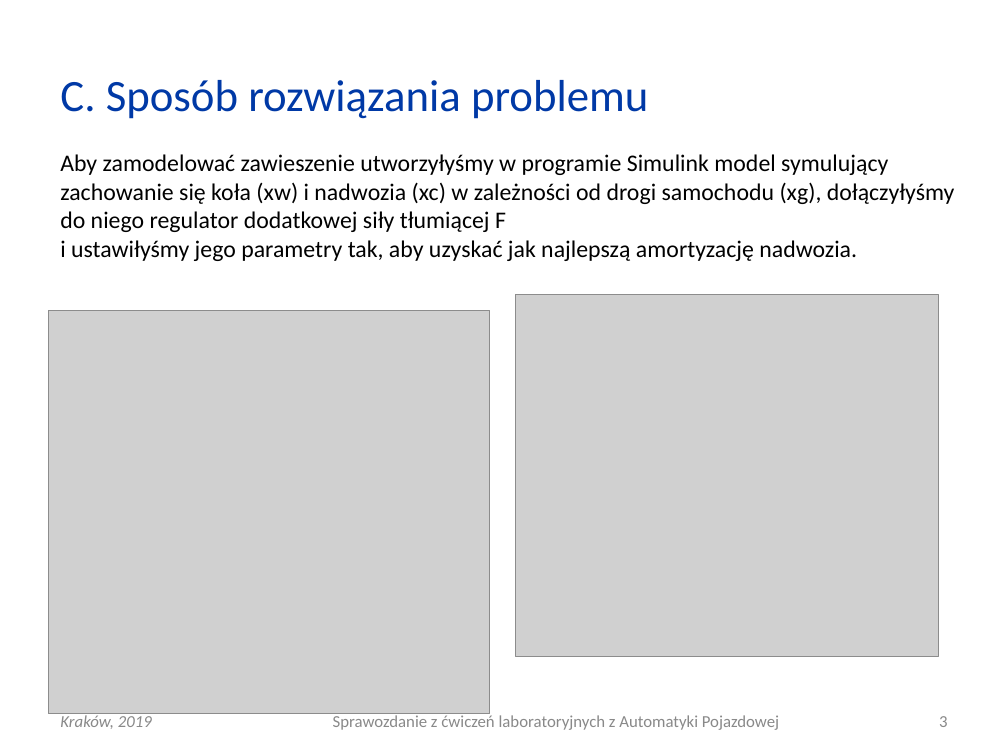
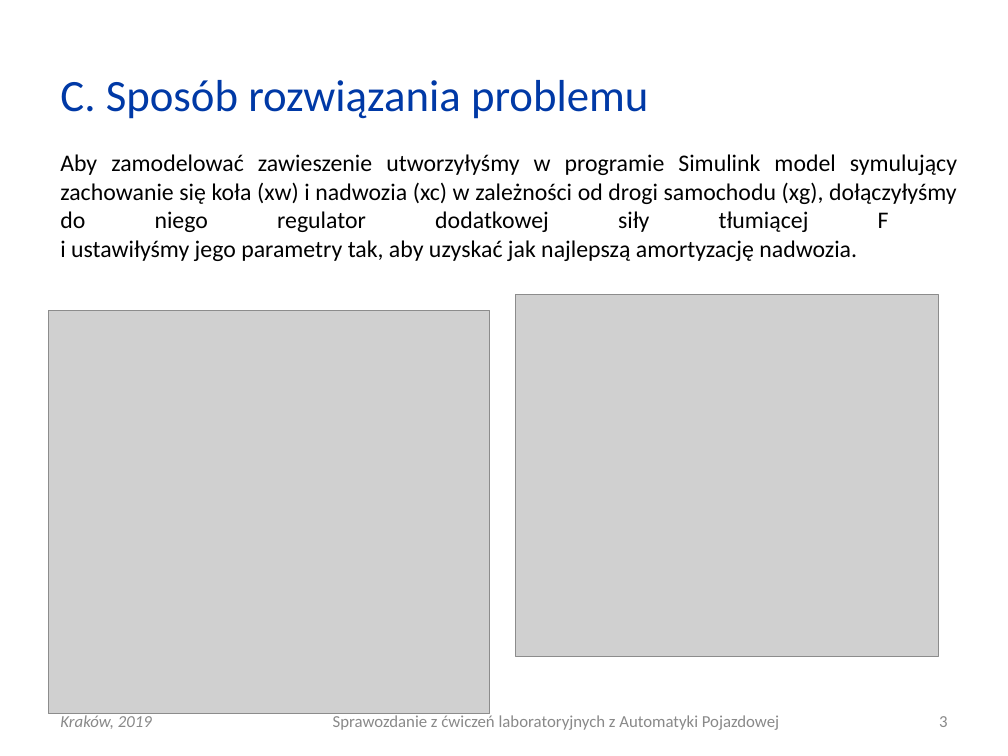
Before and after one commit to elfsonix/Automatyka-Pojazdowa, a slide deck: slide 3 of Lab9/AP_L09_20190410_0930_G03.ppt. Drawn at 1008x756 pixels with LibreOffice and Linux fonts; fonts in the diff are those of the drawing; grey boxes stand for pictures. Boxes give left, top, right and bottom in pixels: in the first picture for what was removed or moved away, otherwise in the second. Text is boxed around its words. In the diff, an @@ line names an element or a change of style, - is before the commit and + after.

```diff
--- a/Lab9/AP_L09_20190410_0930_G03.ppt
+++ b/Lab9/AP_L09_20190410_0930_G03.ppt
@@ text "Aby zamodelować zawieszenie utworzyłyśmy w ..." at <box>60,154,957,261</box>: alignment left to justified @@
```
Also in this commit, not shown: 1 other slide changed, 5 other files.
